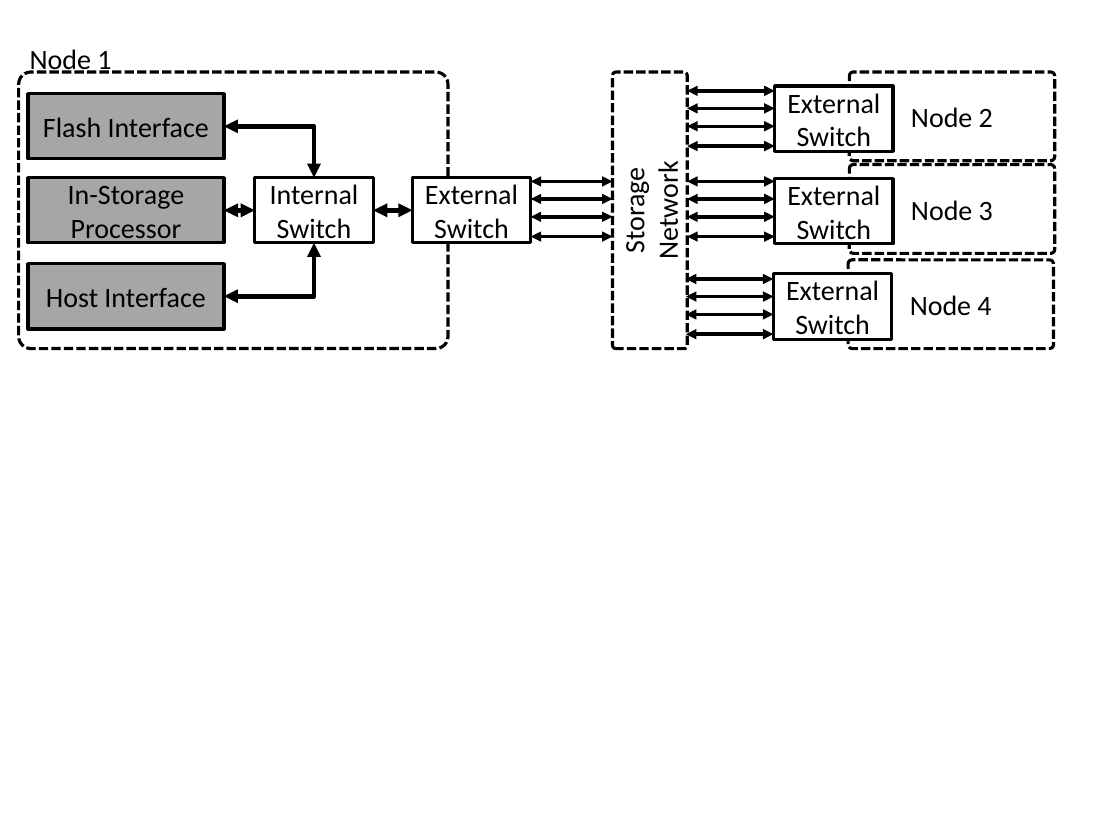
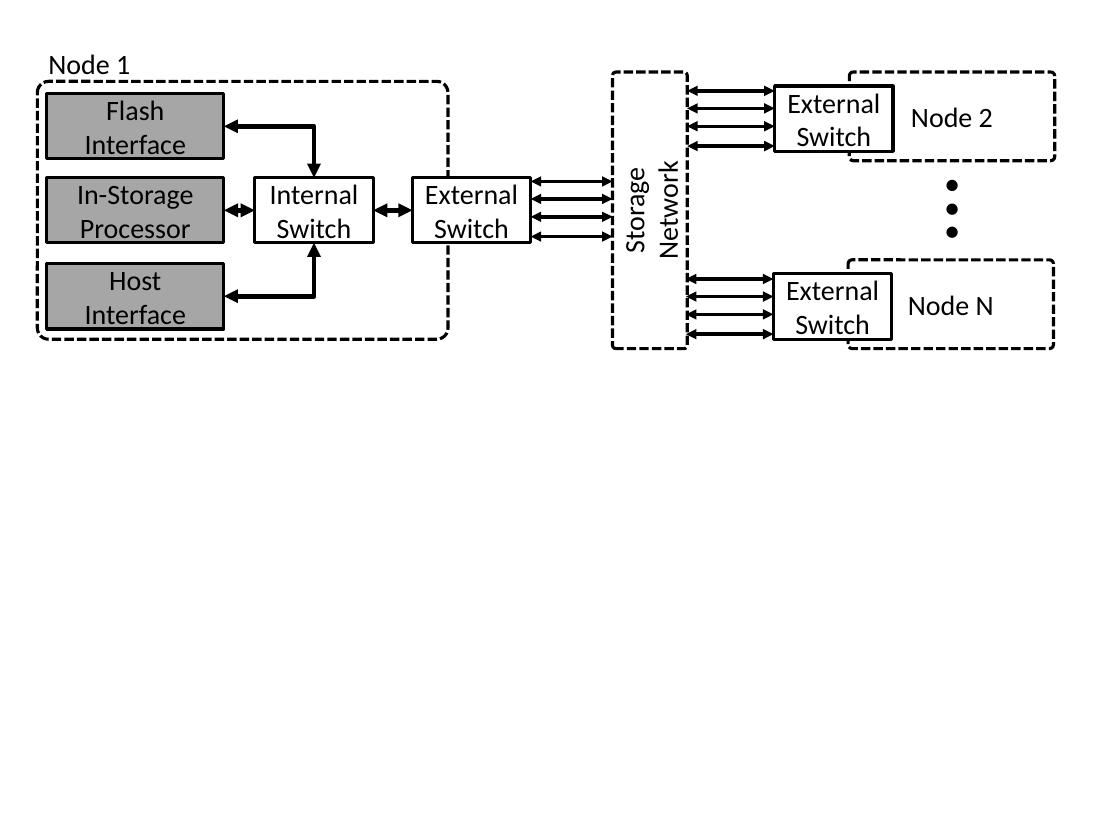
Before and after one commit to sangwoojun/bluedbm_connectald, a slide deck: slide 8 of papers/isca2015/figures/figures.pptx (slide 5 before the commit). Drawn at 1120x840 pixels with LibreOffice and Linux fonts; fonts in the diff are those of the drawing. Boxes give left, top, right and bottom in pixels: in the first picture for what was removed or moved away, otherwise in the second. Text is boxed around its words. In the diff, an @@ line names an element or a change of style, - is before the commit and + after.

```diff
--- a/papers/isca2015/figures/figures.pptx
+++ b/papers/isca2015/figures/figures.pptx
@@ text "Node 1": place and size @@
-text "Node 1" at bbox=[30, 49, 111, 74]
+text "Node 1" at bbox=[48, 54, 130, 81]
@@ rounded rectangle: place and size @@
-rounded rectangle at bbox=[19, 72, 448, 348]
+rounded rectangle at bbox=[37, 82, 448, 339]
@@ rectangle "Flash Interface": place and size @@
-rectangle "Flash Interface" at bbox=[28, 94, 224, 159]
+rectangle "Flash Interface" at bbox=[47, 94, 224, 159]
@@ rectangle "In-Storage Processor": place and size @@
-rectangle "In-Storage Processor" at bbox=[28, 178, 224, 243]
+rectangle "In-Storage Processor" at bbox=[47, 178, 224, 243]
@@ rectangle removed at bbox=[775, 179, 894, 244] @@
-External
-Switch
@@ rounded rectangle removed at bbox=[849, 165, 1054, 253] @@
-Node 3
@@ text added at bbox=[858, 166, 983, 254], 60 pt, text #000000 @@
+…
@@ group removed at bbox=[688, 181, 775, 236]: 4 double arrows @@
@@ rectangle "Host Interface": place and size @@
-rectangle "Host Interface" at bbox=[28, 263, 224, 328]
+rectangle "Host Interface" at bbox=[47, 263, 224, 328]
@@ text in rounded rectangle at bbox=[908, 295, 994, 316]: text changed @@
-Node 4
+Node N
```
Also in this commit, not shown: 2 other slides changed, 8 slides added, 22 other files.
